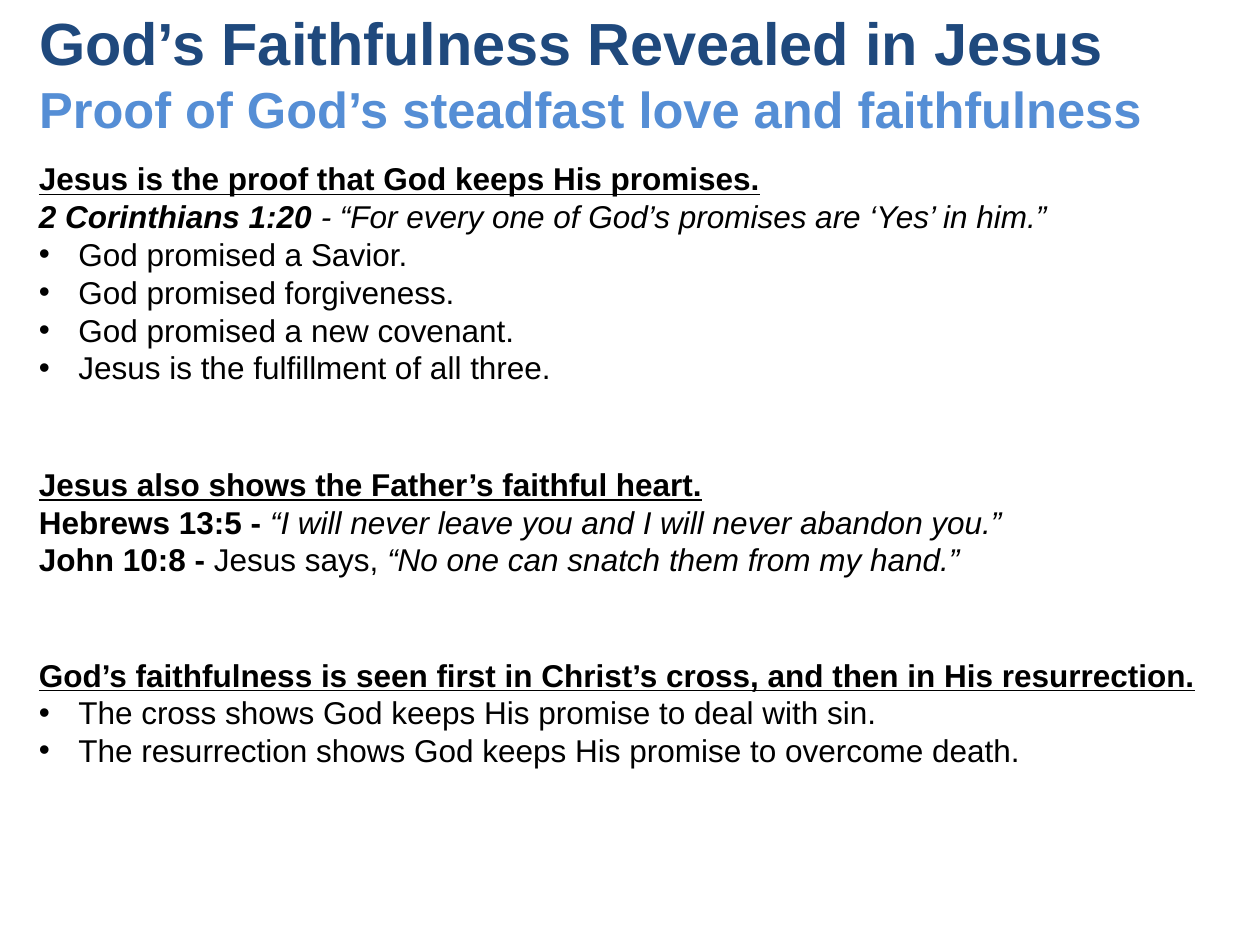
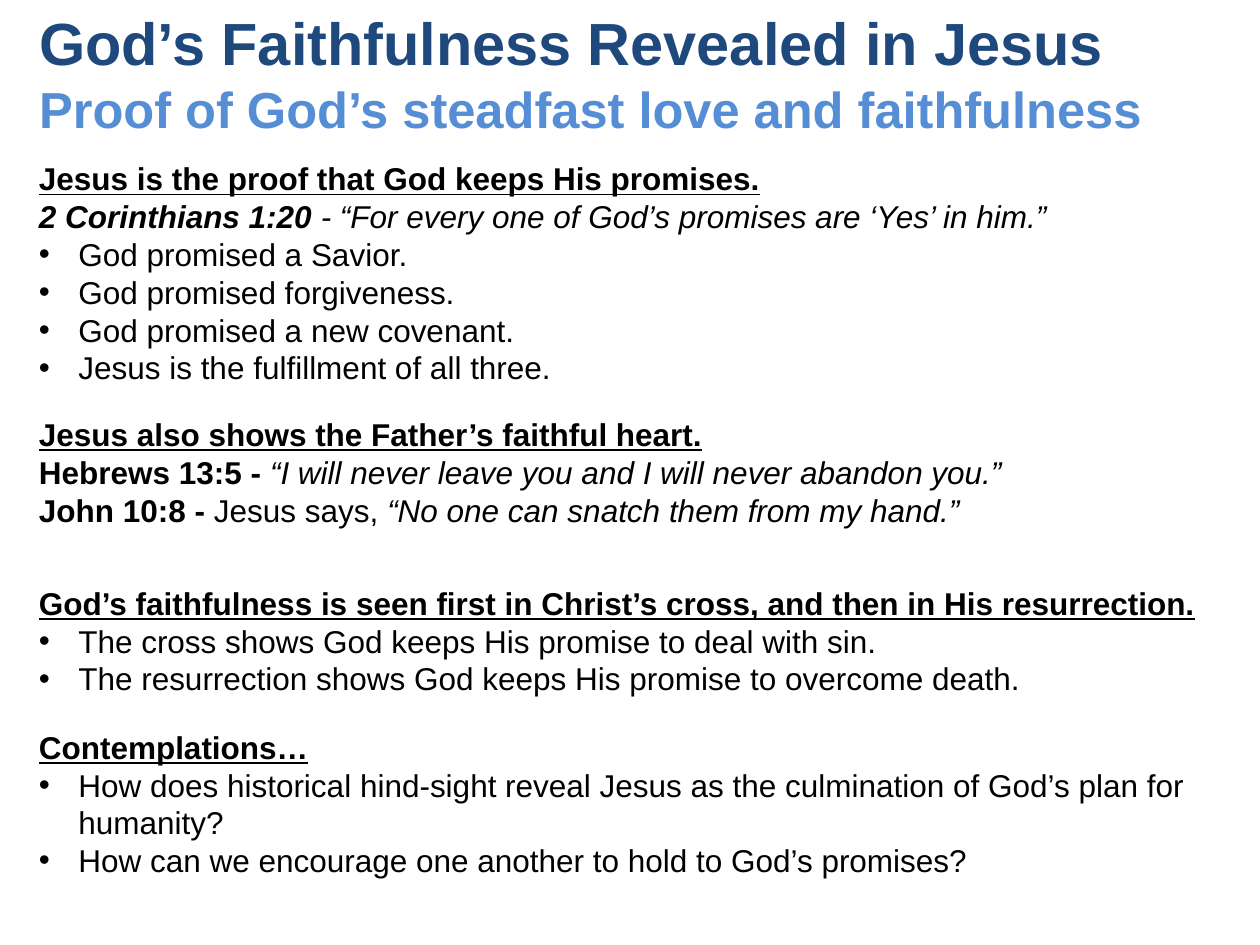
Before and after one commit to UsefulEngines/EvangelismPublic, a slide deck: slide 3 of 2025-Q4/Promises10/2025-12-14-Promises10.pptx. Drawn at 1260x945 pixels with LibreOffice and Linux fonts; fonts in the diff are those of the drawing. Boxes give left, top, right and bottom in pixels: in the first picture for what was removed or moved away, otherwise in the second. Text is boxed around its words. In the diff, an @@ line names an element or a change of style, - is before the commit and + after.

```diff
--- a/2025-Q4/Promises10/2025-12-14-Promises10.pptx
+++ b/2025-Q4/Promises10/2025-12-14-Promises10.pptx
@@ text "Jesus also shows the Father’s ...": place and size @@
-text "Jesus also shows the Father’s ..." at (39, 473, 1001, 577)
+text "Jesus also shows the Father’s ..." at (39, 423, 1001, 528)
@@ text "God’s faithfulness is seen first ...": place and size @@
-text "God’s faithfulness is seen first ..." at (39, 664, 1194, 768)
+text "God’s faithfulness is seen first ..." at (39, 592, 1194, 696)
@@ text added at (39, 736, 1184, 878), 18 pt, text #000000 @@
+Contemplations…
+• How does historical hind-sight reveal Jesus as the culmination of God’s plan for humanity?
+• How can we encourage one another to hold to God’s promises?
```
Also in this commit, not shown: 1 other slide changed, 1 slide added, 4 slides removed, 2 other files.
